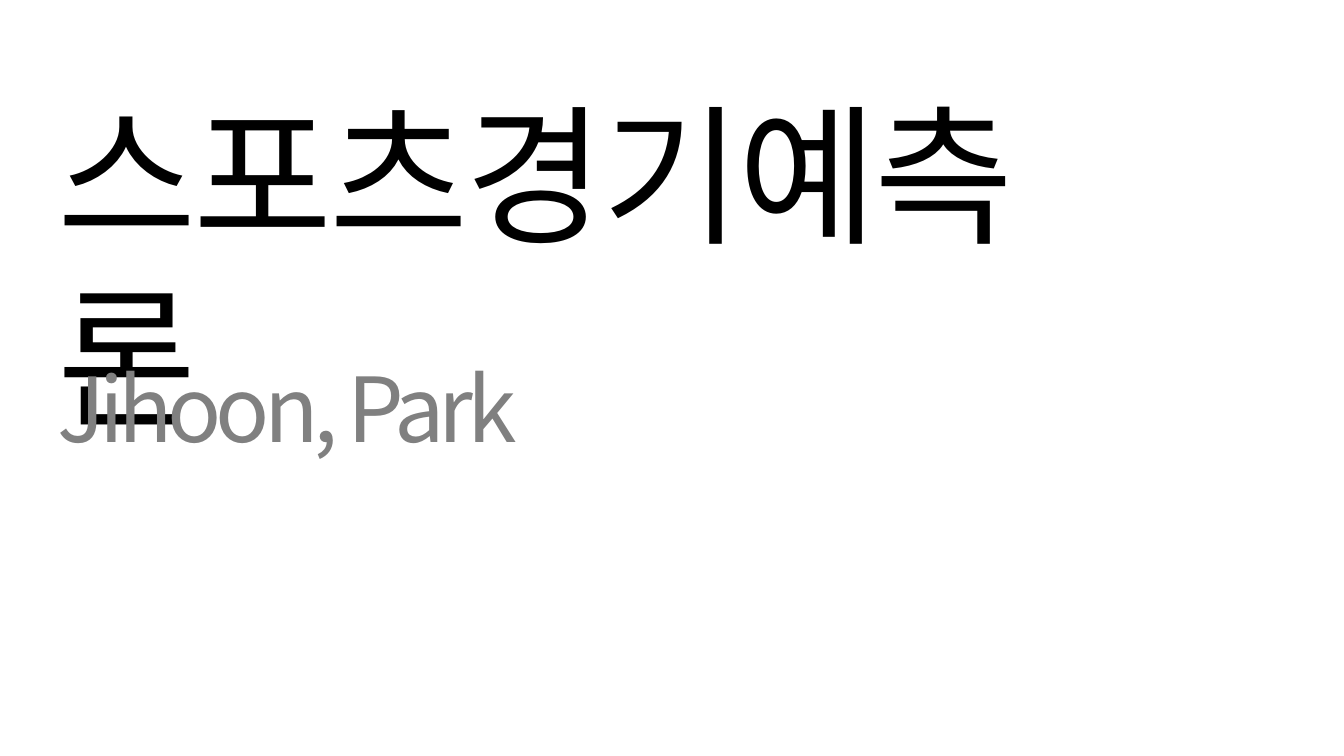
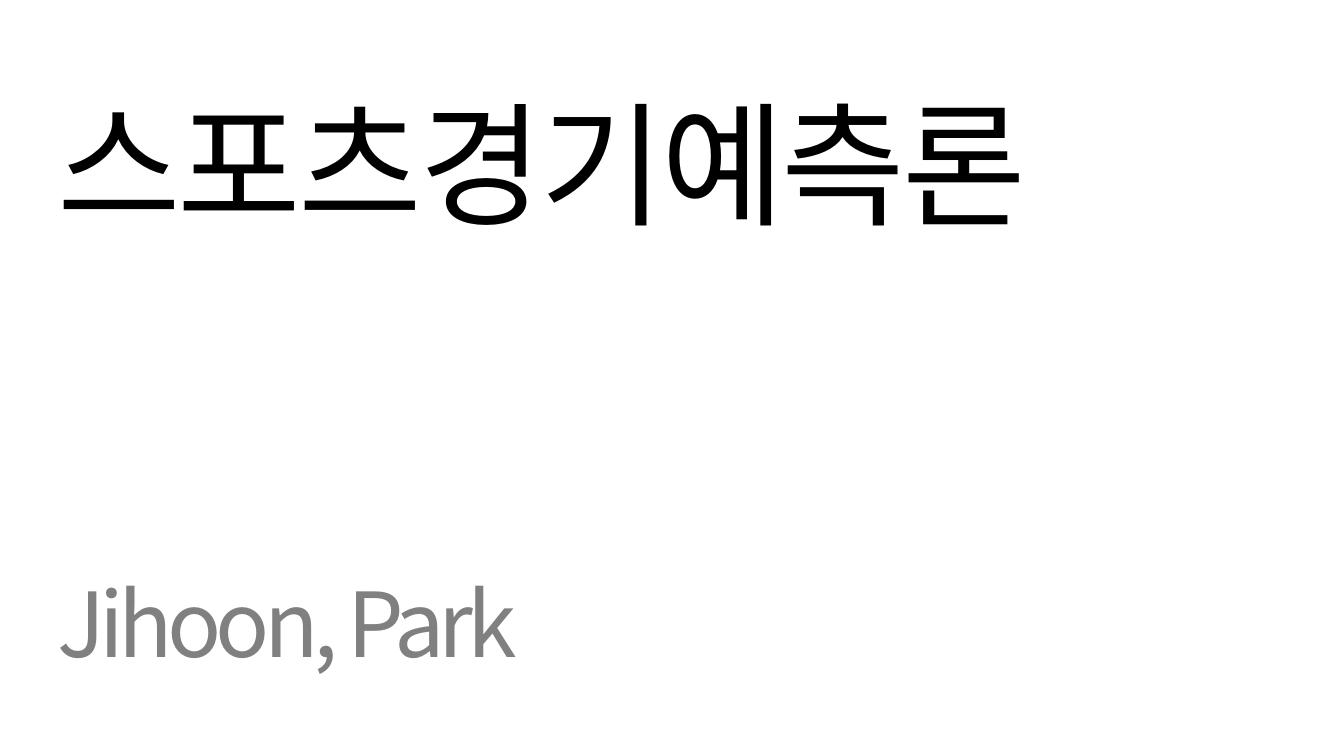
Before and after one commit to analysispark/obsidian_vault, a slide deck: slide 1 of 02_Area/Lecture_스포츠경기예측론/03_분포.pptx. Drawn at 1344x756 pixels with LibreOffice and Linux fonts; fonts in the diff are those of the drawing. Boxes give left, top, right and bottom in pixels: in the first picture for what was removed or moved away, otherwise in the second. Text is boxed around its words. In the diff, an @@ line names an element or a change of style, - is before the commit and + after.

```diff
--- a/02_Area/Lecture_스포츠경기예측론/03_분포.pptx
+++ b/02_Area/Lecture_스포츠경기예측론/03_분포.pptx
@@ title "스포츠경기예측론" at [57, 103, 1026, 226]: size 81 to 72 pt @@
@@ subtitle "Jihoon, Park" rewrapped from [57, 352, 517, 459] to [57, 586, 517, 674] @@
```
Also in this commit, not shown: 10 other slides changed, 3 slides added, 1 slide removed, 40 other files.
